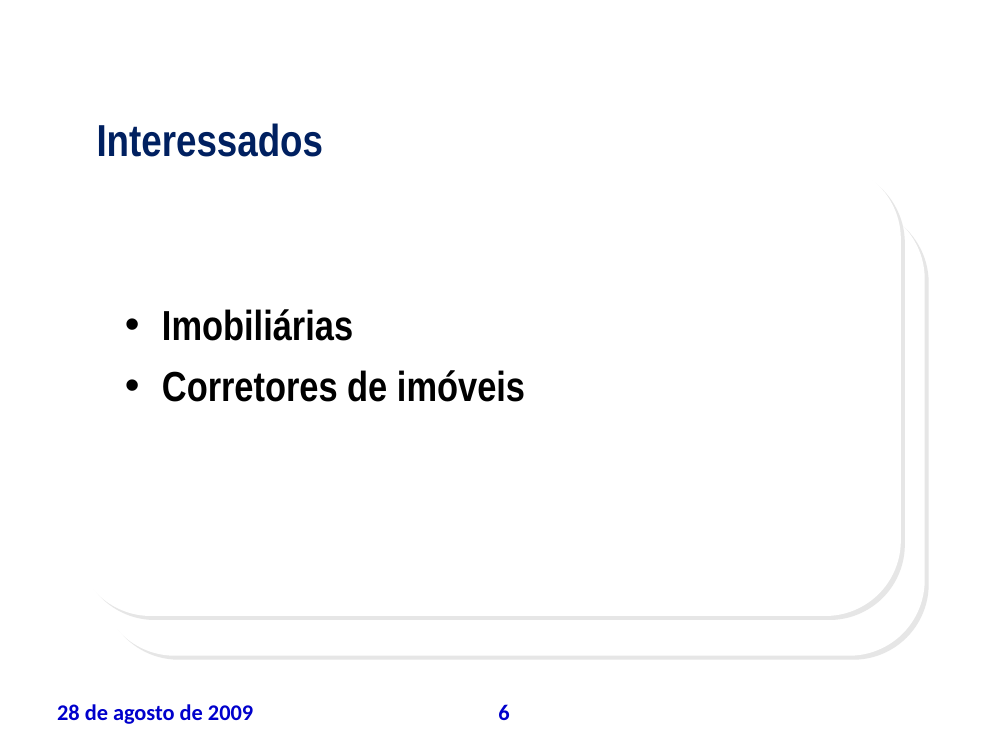
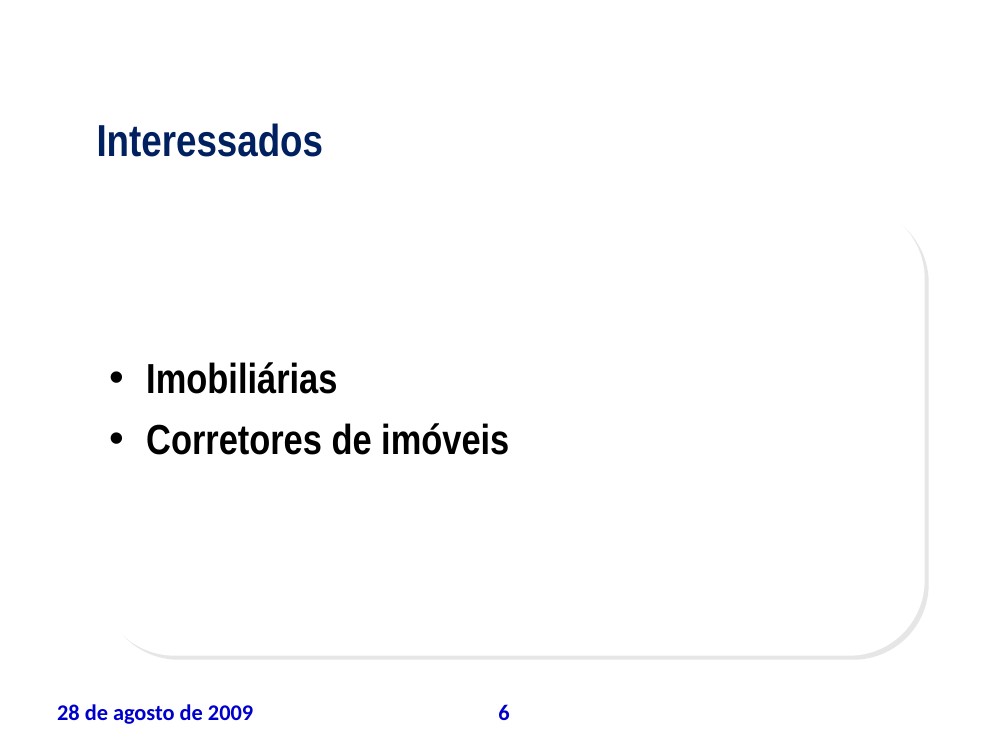
Before and after one commit to leoevaristo/psa20092, a slide deck: slide 6 of ARTEFATOS/TAP_apresentacao.ppt. Drawn at 1008x756 pixels with LibreOffice and Linux fonts; fonts in the diff are those of the drawing; background and template pictures are left out. Boxes give left, top, right and bottom in pixels: in the first picture for what was removed or moved away, otherwise in the second. Text is boxed around its words. In the diff, an @@ line names an element or a change of style, - is before the commit and + after.

```diff
--- a/ARTEFATOS/TAP_apresentacao.ppt
+++ b/ARTEFATOS/TAP_apresentacao.ppt
@@ rounded rectangle removed at (76,163,901,616) @@
@@ text "Imobiliárias": place and size @@
-text "Imobiliárias" at (162,309,525,402)
+text "Imobiliárias" at (146,362,509,455)
```
Also in this commit, not shown: 8 other slides changed.
